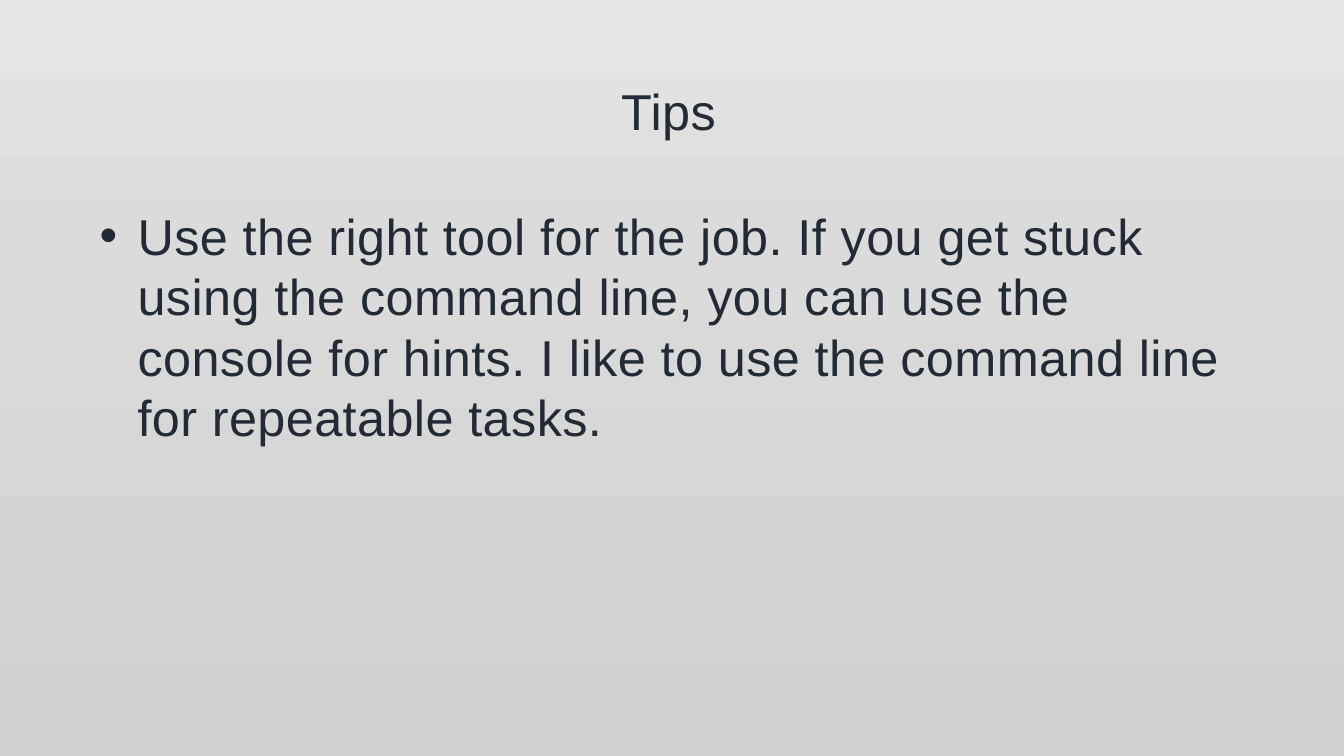
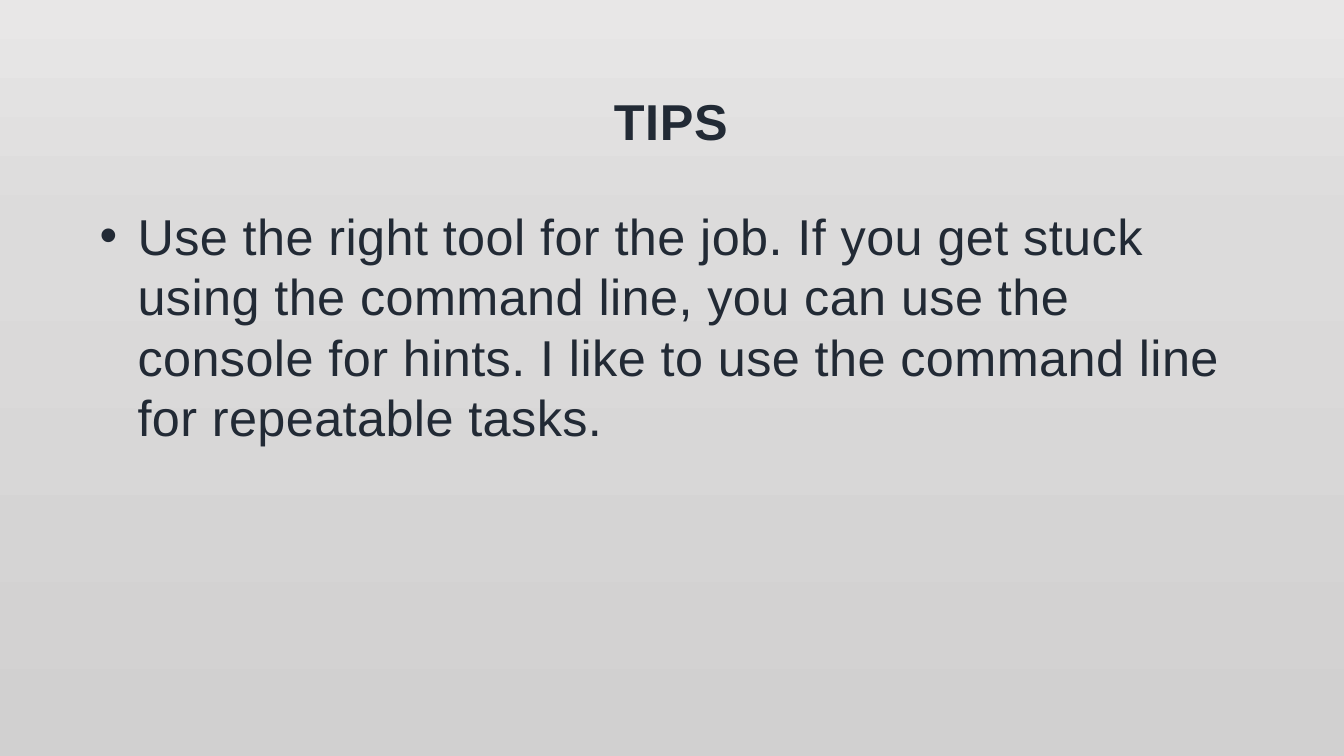
Before and after one commit to jonathan-r-jones/Composable-Batch-Files, a slide deck: slide 8 of jaws.pptx (slide 7 before the commit). Drawn at 1344x756 pixels with LibreOffice and Linux fonts; fonts in the diff are those of the drawing; background and template pictures are left out. Boxes give left, top, right and bottom in pixels: in the first picture for what was removed or moved away, otherwise in the second. Text is boxed around its words. In the diff, an @@ line names an element or a change of style, - is before the commit and + after.

```diff
--- a/jaws.pptx
+++ b/jaws.pptx
@@ title "TIPS" at bbox=[614, 105, 728, 141]: vertical alignment top to bottom @@
@@ title at bbox=[614, 105, 728, 141]: text changed; bold on @@
-Tips
+TIPS
```
Also in this commit, not shown: 2 other slides changed, 4 slides added, 4 other files.
